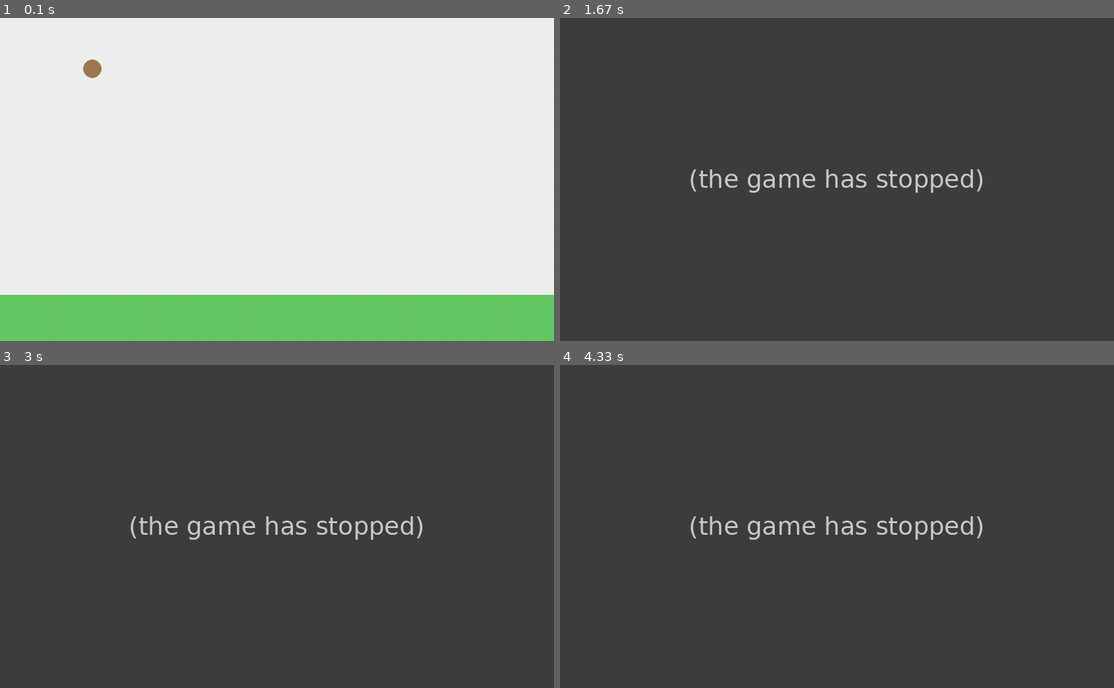
Above: before the commit, frames 1-4 (two rows, left to right).
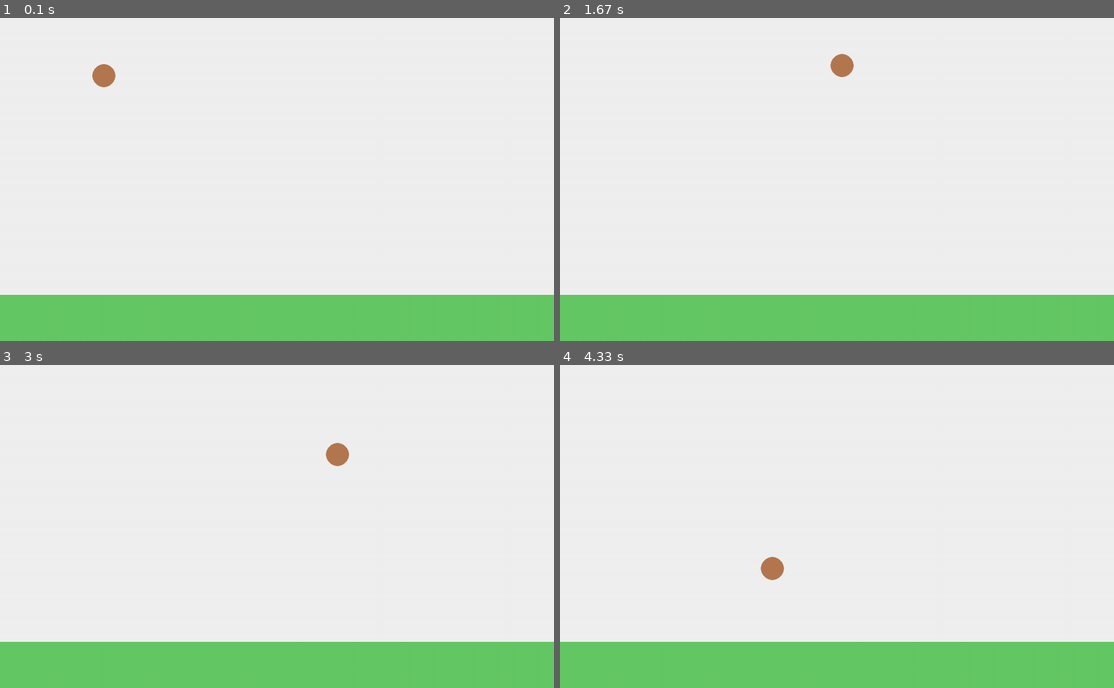
Above: after the commit, the same moments.

Repository: lorenacp1/Pygame
Game: pygame game, started from main.py
Two runs of this game, one before a commit and one after it. Both use one fixed random seed, a clock stepped at 60 frames per second and the inputs below.
Inputs (mouse positions are in pixels of both pictures, inside the frame that each line leads up to):
- Up to frame 1 (0.1 s): no input
- Up to frame 2 (1.67 s): press the mouse at (665, 76) at 0.37 s; move the mouse to (665, 101) at 0.47 s; release the mouse at (665, 131) at 0.6 s; press the mouse at (665, 134) at 0.7 s; move the mouse to (776, 198) at 0.8 s; release the mouse at (886, 260) at 0.93 s; press the mouse at (886, 263) at 1.03 s; move the mouse to (892, 221) at 1.13 s; release the mouse at (897, 179) at 1.27 s; press the mouse at (897, 182) at 1.37 s; move the mouse to (870, 124) at 1.47 s; release the mouse at (842, 63) at 1.6 s
- Up to frame 3 (3 s): press the mouse at (282, 413) at 1.7 s; move the mouse to (271, 529) at 1.8 s; release the mouse at (265, 642) at 1.93 s; press the mouse at (265, 629) at 2.53 s; move the mouse to (299, 529) at 2.63 s; release the mouse at (337, 432) at 2.77 s
- Up to frame 4 (4.33 s): press the mouse at (897, 581) at 3.37 s; move the mouse to (781, 565) at 3.47 s; release the mouse at (665, 545) at 3.6 s; press the mouse at (665, 629) at 4.2 s; move the mouse to (770, 568) at 4.3 s

The runs differ from the first frame. In frame 1, 0.3% of the frame differs, in the area x 15-21%, y 12-22%; in frame 2, 100%, in the area x 0-100%, y 0-100%; in frame 3, 100%; in frame 4, 100%.
Error before the commit: AttributeError: 'Hamster' object has no attribute 'rect' (main.py line 24); the game stopped at 0.37 s (later frames are placeholders)

Commit message:
rect para o clique com mouse funcionar, dragging+lauched para lançamento

Diff:
--- a/entities/hamster.py
+++ b/entities/hamster.py
@@ -1,41 +1,38 @@
 import pygame
 
 class Hamster:
+    def __init__(self, x, y):
+        self.image = pygame.Surface((50, 50), pygame.SRCALPHA)
+        pygame.draw.circle(self.image, (180, 120, 80), (25, 25), 25)
 
-    def __init__(self, x, y):
-
-        self.x = x
-        self.y = y
-
-        self.radius = 20
+        self.rect = self.image.get_rect(topleft=(x, y))
 
         self.vel_x = 0
         self.vel_y = 0
-
         self.gravity = 0.5
 
         self.dragging = False
+        self.launched = False
 
     def update(self):
+        if self.dragging:
+            return
 
-        self.vel_y += self.gravity
+        if self.launched:
+            self.vel_y += self.gravity
+            self.rect.y += int(self.vel_y)
+            self.rect.x += int(self.vel_x)
 
-        self.y += self.vel_y
-        self.x += self.vel_x
+            if self.rect.bottom >= 600:
+                self.rect.bottom = 600
+                self.vel_y = self.vel_y * 0.4
+                self.vel_x = self.vel_x *0.8
 
-        ground_y = 600
+                if abs(self.vel_y) < 1:
+                    self.vel_y = 0
+                if abs(self.vel_x) < 0.5:
+                    self.vel_x = 0
 
-        if self.y + self.radius > ground_y:
-
-            self.y = ground_y - self.radius
-
-            self.vel_y = self.vel_y*-0.4
 
     def draw(self, screen):
-
-        pygame.draw.circle(
-            screen,
-            (160, 120, 80),
-            (int(self.x), int(self.y)),
-            self.radius
-        )
+        screen.blit(self.image, self.rect)
